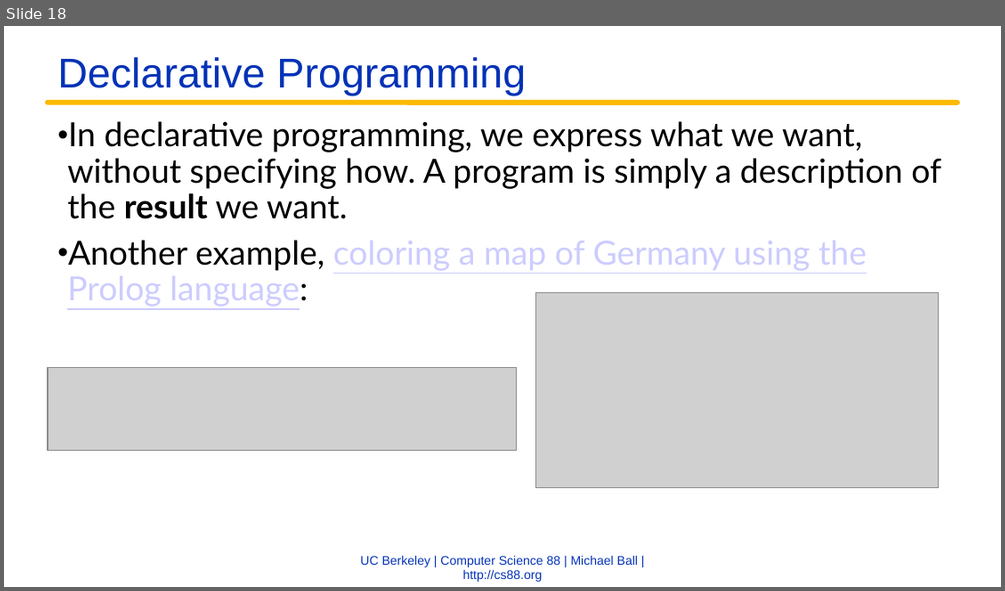
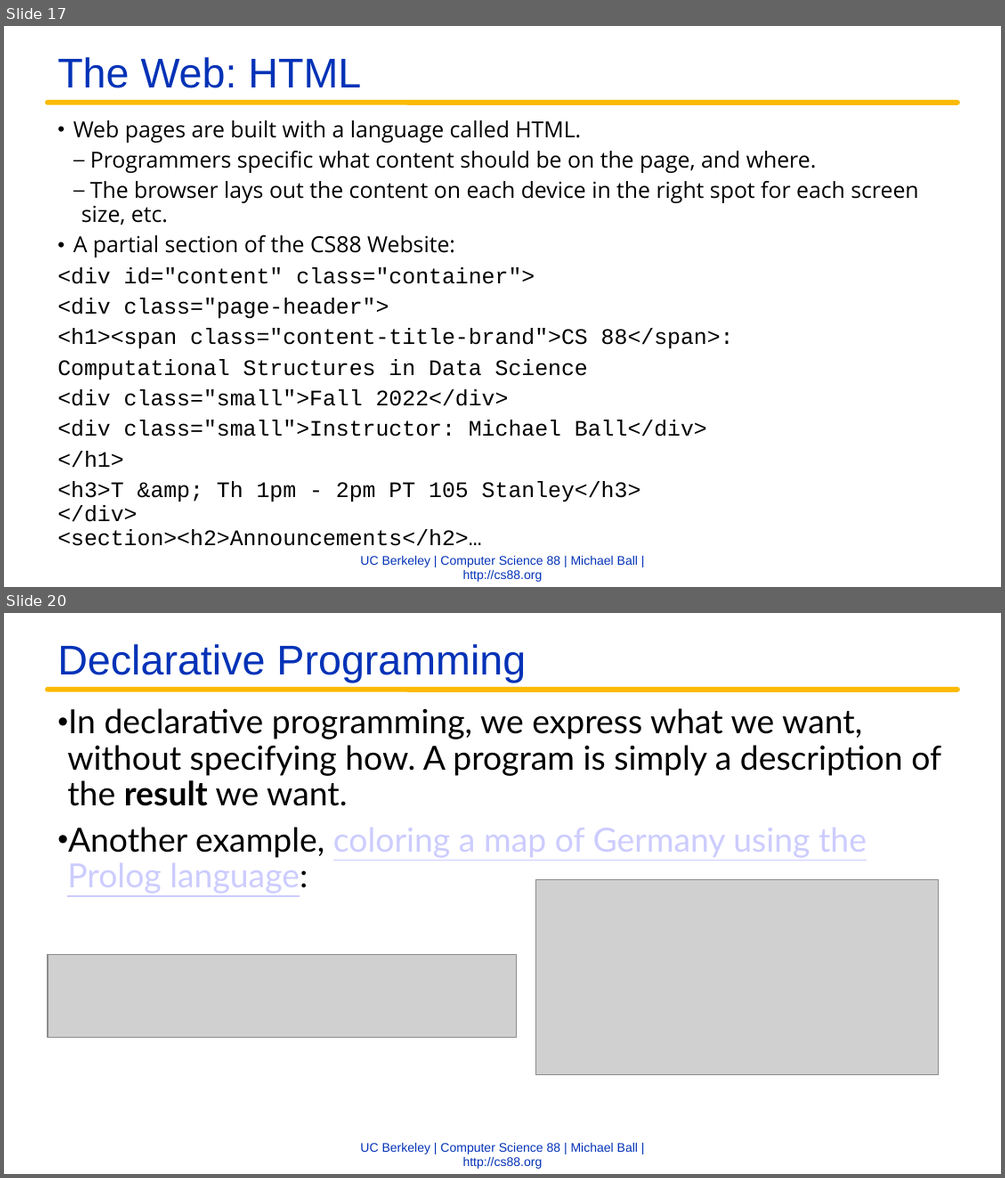
Before and after one commit to cs88-website/fa22, a slide deck: assets/slides/fa22/24-Paradigms.pptx. Shown one above the other, each under a label of ours: slide 18 before the commit, slides 17 and 20 after it; the slides between them are not shown. The pictures are 1005x591 and 1005x1178 pixels, drawn with LibreOffice and Linux fonts; fonts in the diff are those of the drawing; grey boxes stand for pictures; background and template pictures are left out. Boxes give left, top, right and bottom in pixels: in the first picture for what was removed or moved away, otherwise in the second. Text is boxed around its words. In the diff, an @@ line names an element or a change of style, - is before the commit and + after.

Commit message:
Deploy website Tue Nov 15 13:01:14 PST 2022

```diff
--- a/assets/slides/fa22/24-Paradigms.pptx
+++ b/assets/slides/fa22/24-Paradigms.pptx
@@ slide 17 added at (4,26,1001,587), background #FFFFFF; not listed: 3 template elements that a slide beside it also shows @@
@@ title added at (57,57,361,88), 30 pt, text #0332B7 @@
+The Web: HTML
@@ text added at (57,120,918,546), 16 pt, text #000000 @@
+• Web pages are built with a language called HTML.
+  – Programmers specific what content should be on the page, and where.
+  – The browser lays out the content on each device in the right spot for each screen size, etc.
+• A partial section of the CS88 Website:
+<div id="content" class="container">
+<div class="page-header">
+<h1><span class="content-title-brand">CS 88</span>:
+Computational Structures in Data Science
+<div class="small">Fall 2022</div>
+<div class="small">Instructor: Michael Ball</div>
+</h1>
+<h3>T &amp; Th 1pm - 2pm PT 105 Stanley</h3>
+</div>
+<section><h2>Announcements</h2>…
@@ what was slide 18 is now slide 20 @@
```
Also in this commit, not shown: 3 slides changed, 2 other slides added, 5 other files.
